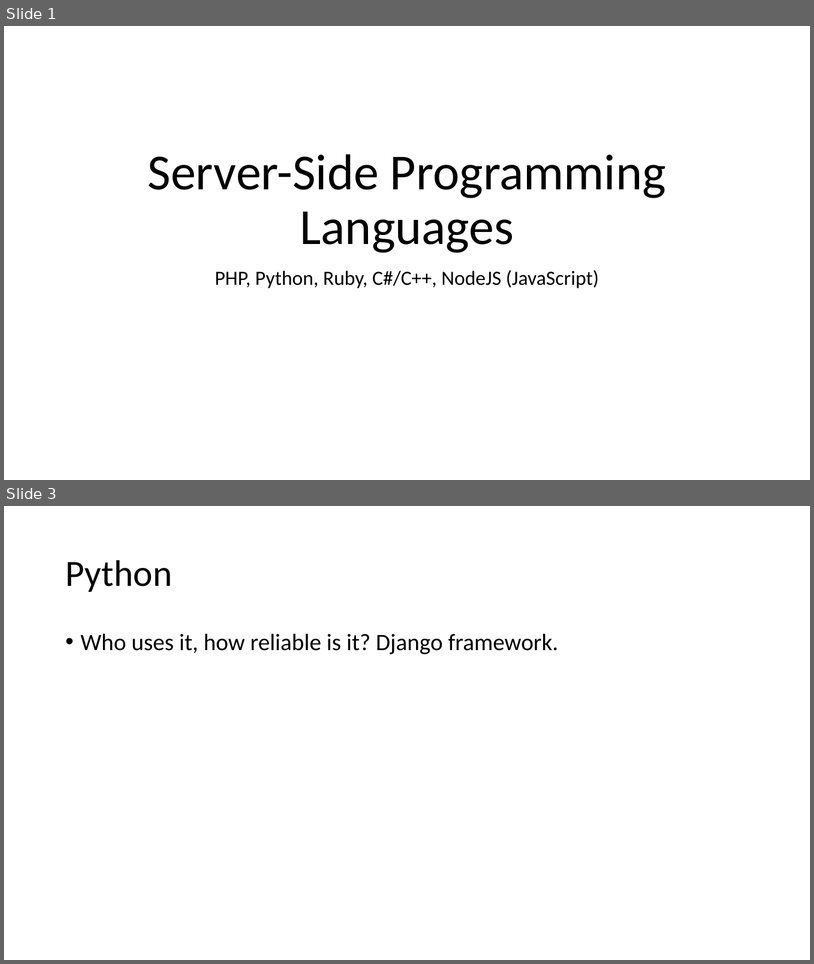
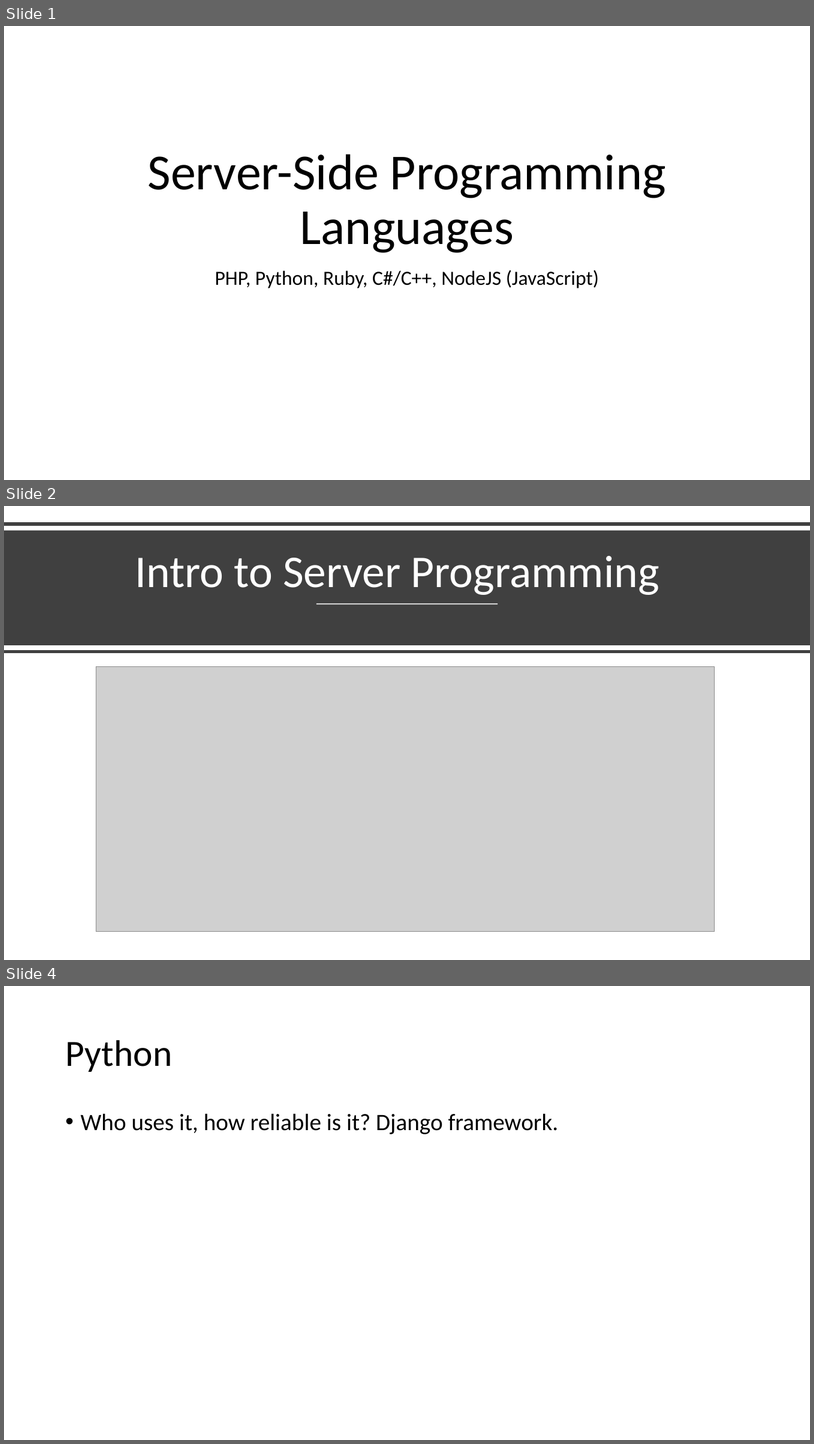
Before and after one commit to Tyler242/tyler242.github.io, a slide deck: server-side-languages.pptx. Shown one above the other, each under a label of ours: slides 1 and 3 before the commit, slides 1, 2 and 4 after it; the slides between them are not shown. The pictures are 814x964 and 814x1444 pixels, drawn with LibreOffice and Linux fonts; fonts in the diff are those of the drawing; grey boxes stand for pictures. Boxes give left, top, right and bottom in pixels: in the first picture for what was removed or moved away, otherwise in the second. Text is boxed around its words. In the diff, an @@ line names an element or a change of style, - is before the commit and + after.

```diff
--- a/server-side-languages.pptx
+++ b/server-side-languages.pptx
@@ slide 2 added at (4, 506, 810, 960), background #FFFFFF @@
@@ line added from (4, 524) to (810, 524), #404040 4 pt @@
@@ rectangle added at (4, 530, 810, 645), fill #404040 @@
@@ title added at (135, 556, 660, 595), 54 pt, text #FFFFFF @@
+Intro to Server Programming
@@ line added from (317, 604) to (498, 604), #FFFFFF 1.5 pt @@
@@ line added from (4, 652) to (810, 652), #404040 4 pt @@
@@ picture added at (96, 666, 716, 931) @@
@@ what was slide 3 is now slide 4 @@
```
Also in this commit, not shown: 1 slide changed, 1 slide removed, 1 other file.
